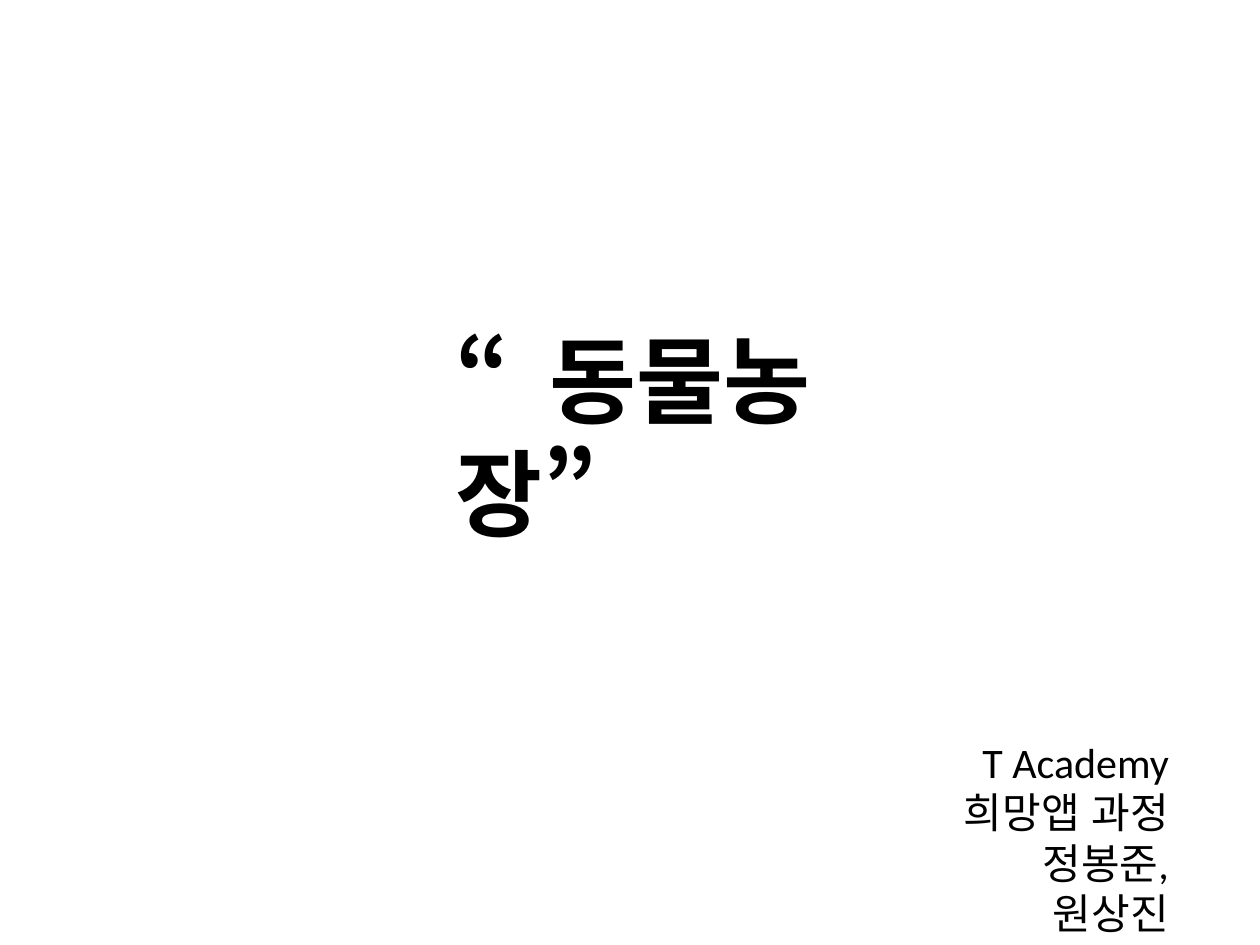
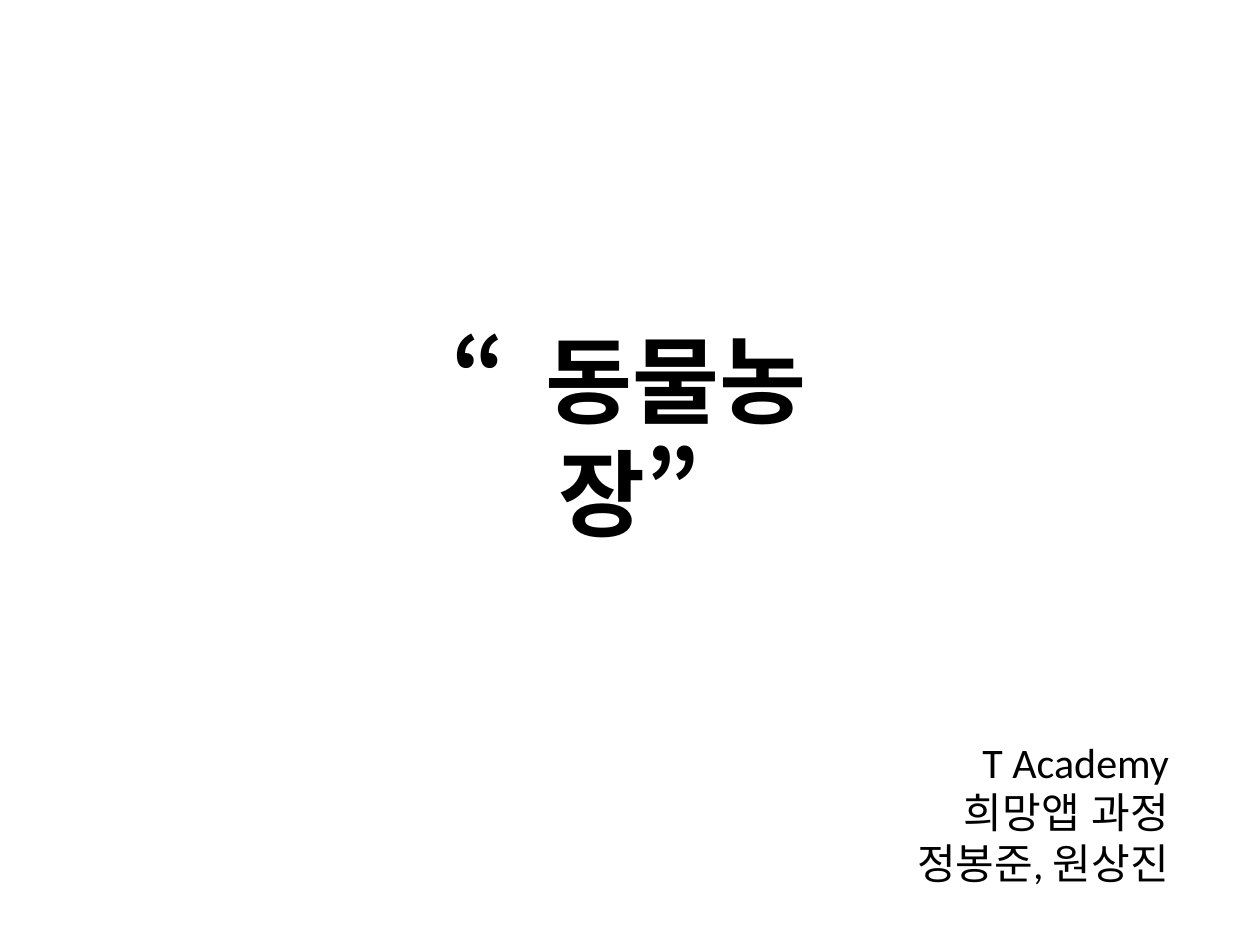
Before and after one commit to wjddlrladnjs/Pet, a slide deck: slide 1 of Pet/WebContent/share/동물농장.pptx. Drawn at 1260x945 pixels with LibreOffice and Linux fonts; fonts in the diff are those of the drawing; background and template pictures are left out. Boxes give left, top, right and bottom in pixels: in the first picture for what was removed or moved away, otherwise in the second. Text is boxed around its words. In the diff, an @@ line names an element or a change of style, - is before the commit and + after.

```diff
--- a/Pet/WebContent/share/동물농장.pptx
+++ b/Pet/WebContent/share/동물농장.pptx
@@ text "“동물농장”": place and size @@
-text "“동물농장”" at [455, 338, 811, 538]
+text "“동물농장”" at [546, 338, 807, 538]
@@ text "“동물농장”" at [546, 338, 807, 538]: alignment left to centre @@
@@ text "T Academy" rewrapped from [964, 748, 1169, 933] to [917, 748, 1169, 884] @@
```
Also in this commit, not shown: 4 other slides changed, 6 slides added, 4 slides removed, 5 other files.
